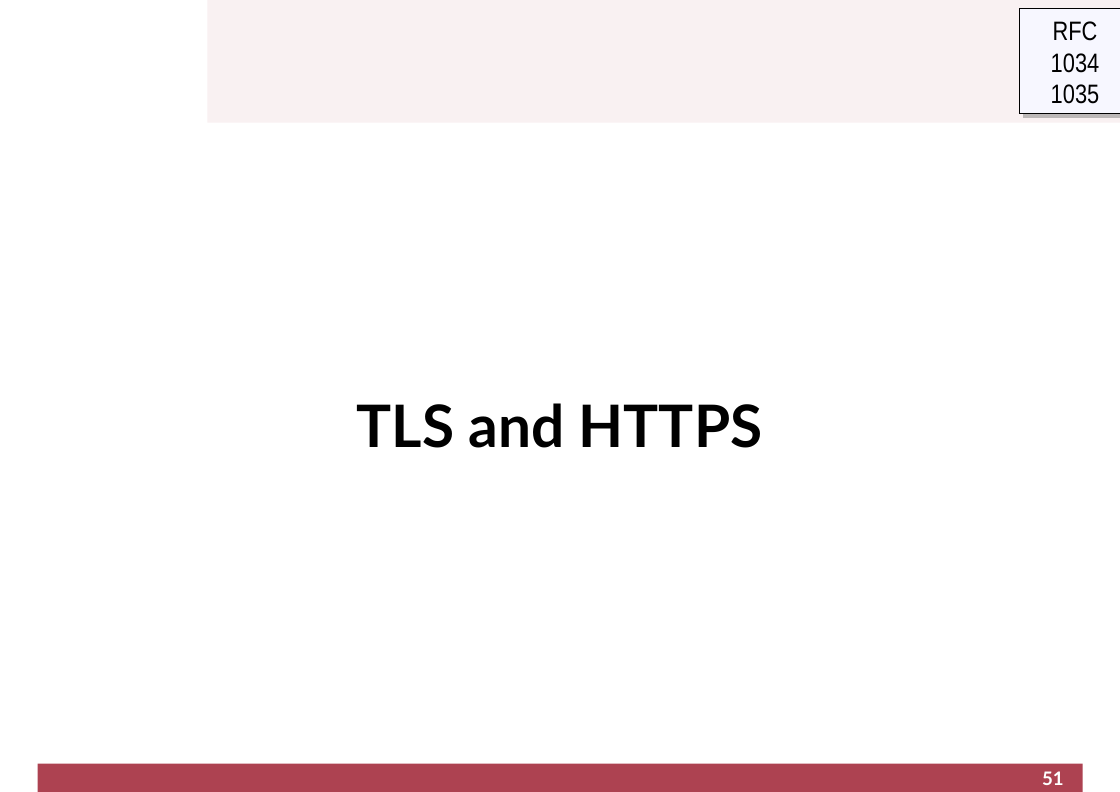
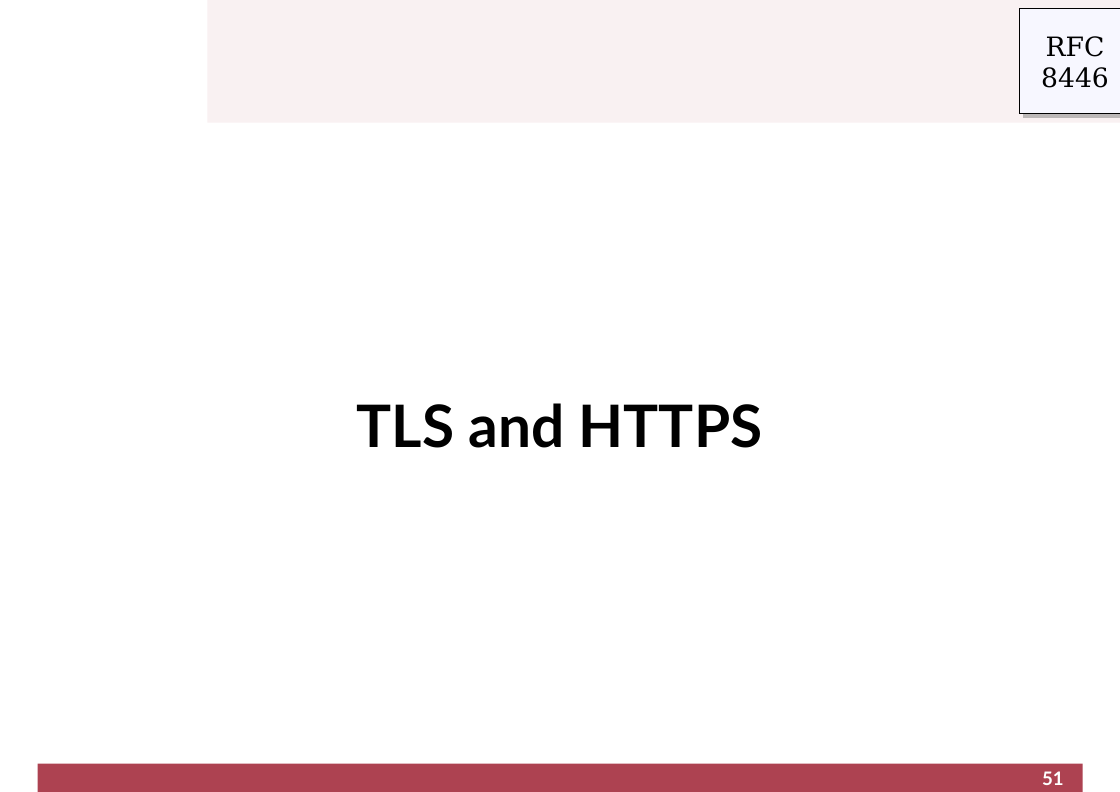
Before and after one commit to cletomartin/redes1, a slide deck: slide 51 of slides/application.odp. Drawn at 1120x792 pixels with LibreOffice and Linux fonts; fonts in the diff are those of the drawing; background and template pictures are left out. Boxes give left, top, right and bottom in pixels: in the first picture for what was removed or moved away, otherwise in the second. Text is boxed around its words. In the diff, an @@ line names an element or a change of style, - is before the commit and + after.

```diff
--- a/slides/application.odp
+++ b/slides/application.odp
@@ text in rectangle at <box>1049,38,1108,57</box>: font Arial Narrow to DejaVu Serif in "RFC" @@
@@ text in rectangle at <box>1041,67,1109,88</box>: text changed; font Arial Narrow to DejaVu Serif @@
-1034
-1035
+8446
```
Also in this commit, not shown: 11 other slides changed, 1 other file.
